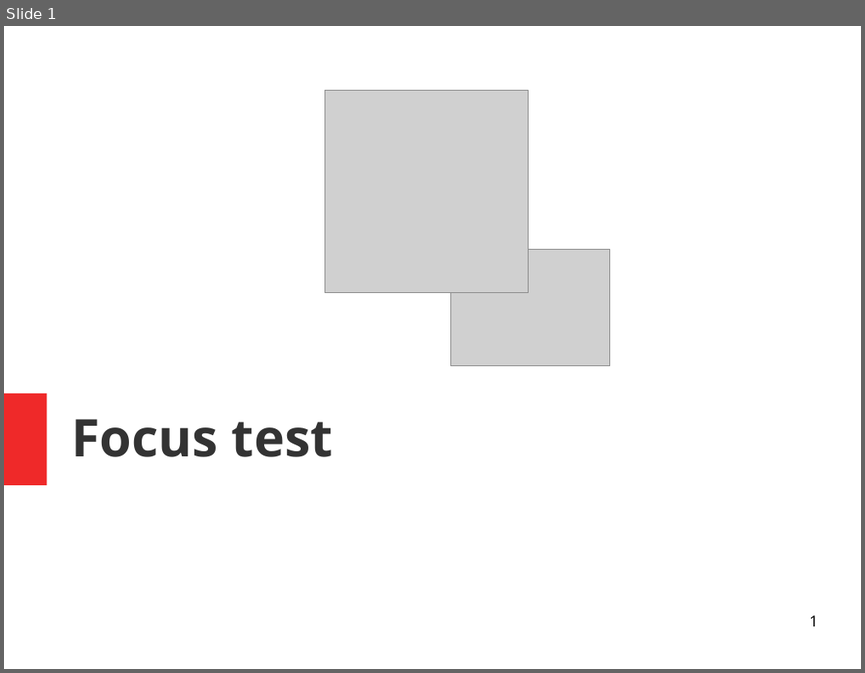
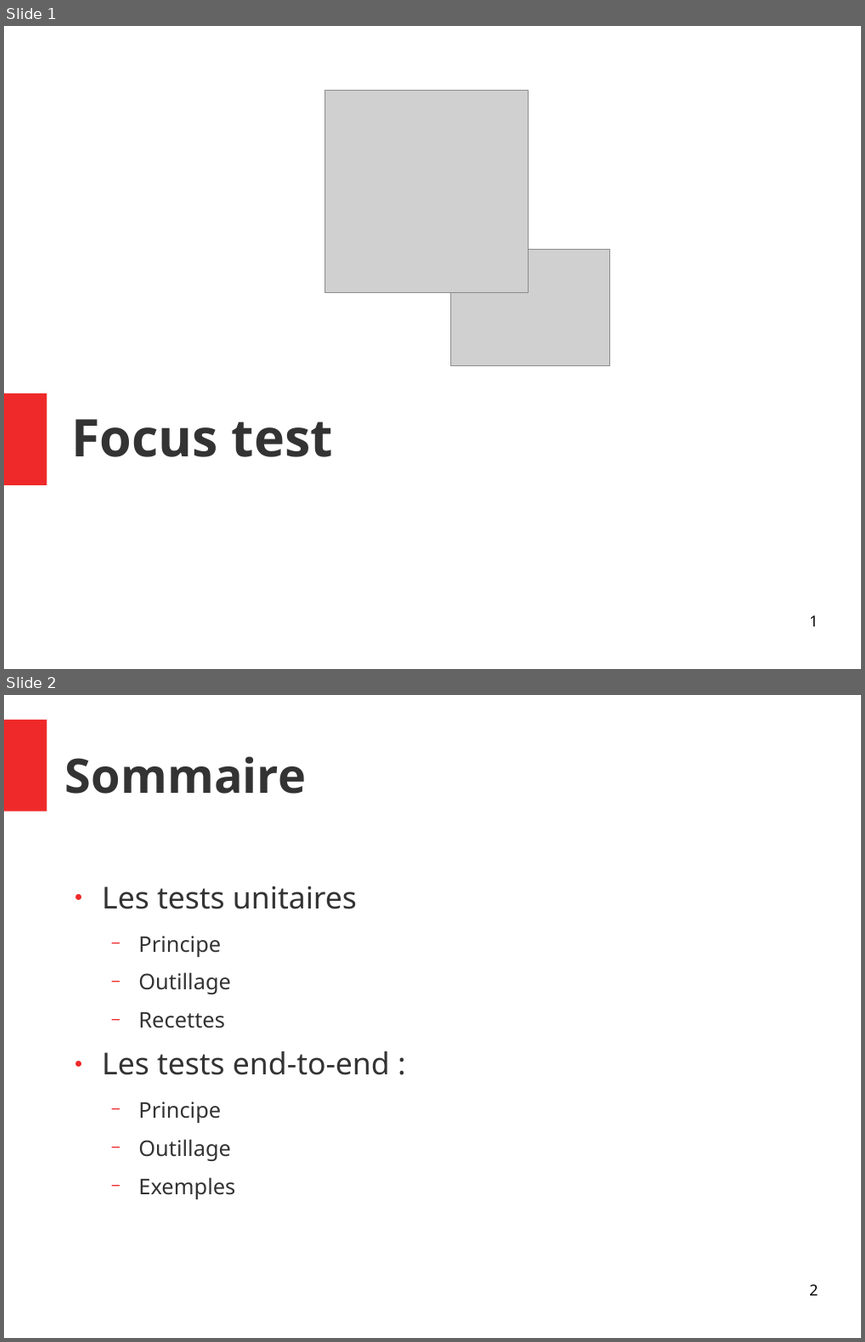
Before and after one commit to Yanoushka/angular-seed, a slide deck: docs/Focus test.odp. Shown one above the other, each under a label of ours: slide 1 before the commit, slides 1 and 2 after it. The pictures are 865x673 and 865x1342 pixels, drawn with LibreOffice and Linux fonts; fonts in the diff are those of the drawing; grey boxes stand for pictures. Boxes give left, top, right and bottom in pixels: in the first picture for what was removed or moved away, otherwise in the second. Text is boxed around its words. In the diff, an @@ line names an element or a change of style, - is before the commit and + after.

```diff
--- a/docs/Focus test.odp
+++ b/docs/Focus test.odp
@@ slide 2 added at [4,695,861,1338], background #FFFFFF @@
@@ rectangle added at [4,719,46,811], fill #EF2929 @@
@@ title added at [65,756,306,794], 44 pt, text #333333, bold @@
+Sommaire
@@ text added at [102,886,390,1199], 20 pt, text #333333 @@
+● Les tests unitaires
+  − Principe
+  − Outillage
+  − Recettes
+● Les tests end-to-end :
+  − Principe
+  − Outillage
+  − Exemples
@@ page number added at [809,1284,817,1295], 14 pt, text #000000 @@
+2
```
Also in this commit, not shown: 16 other slides added, 4 slides removed.
